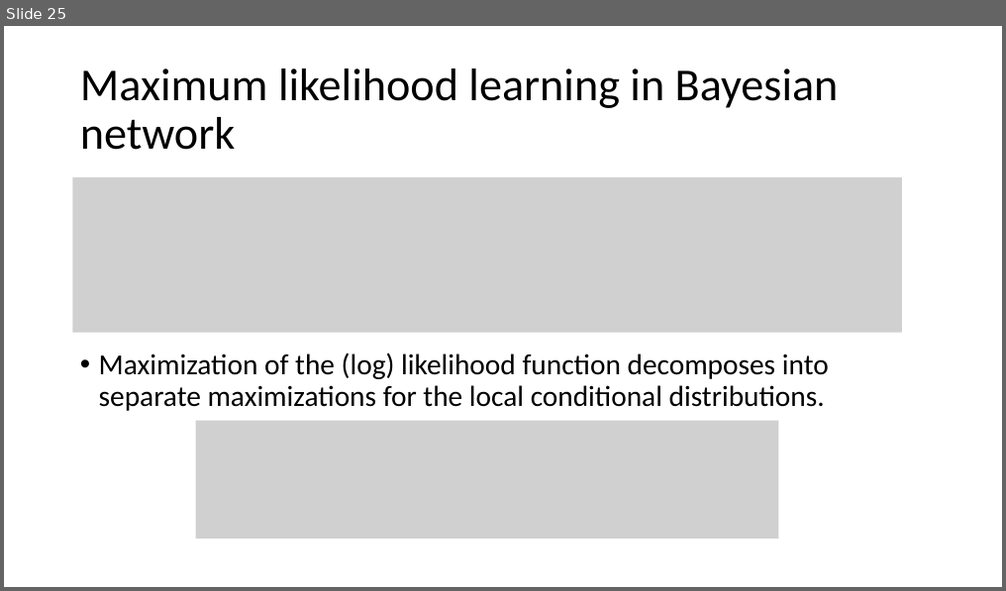
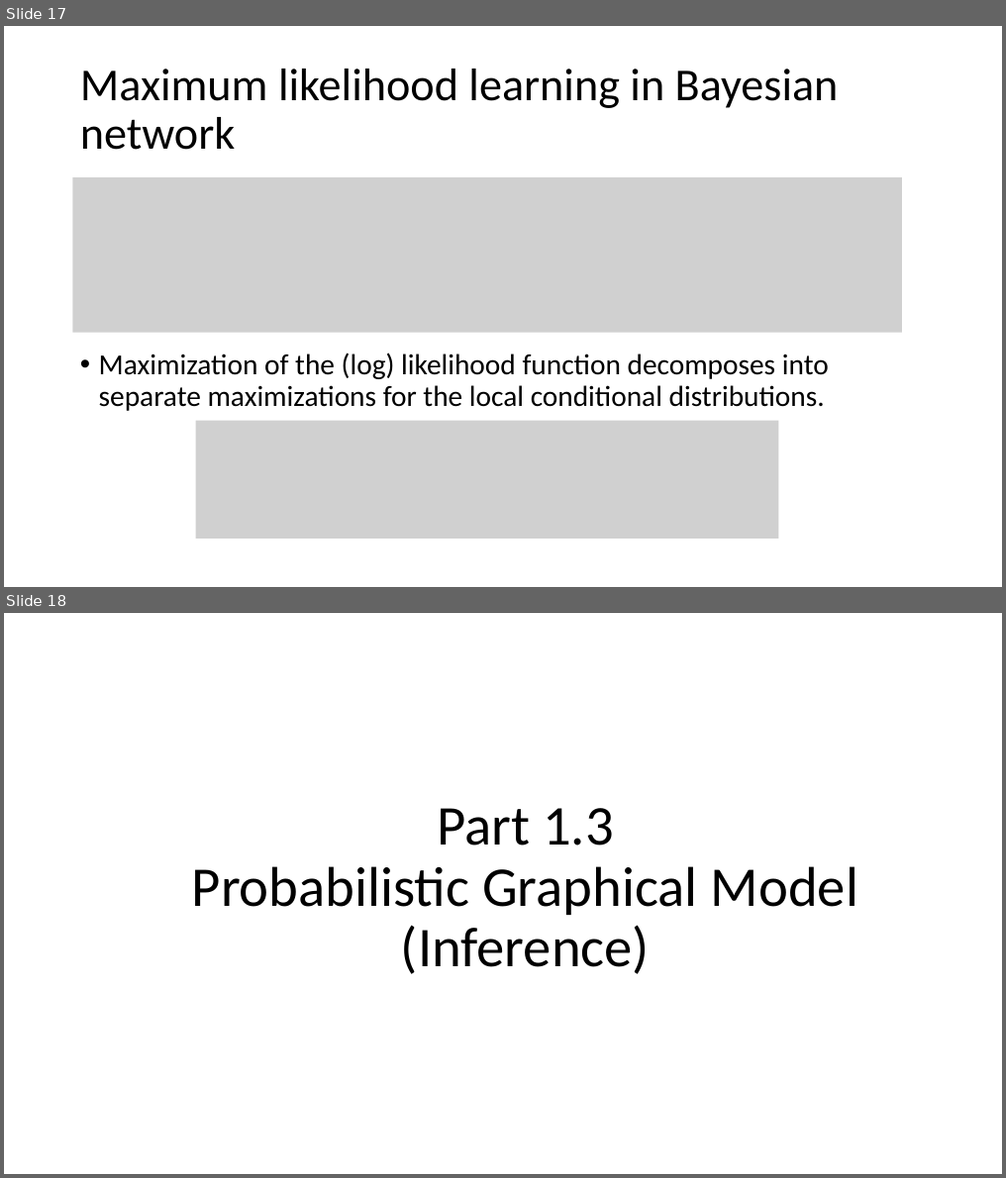
Before and after one commit to nguyenduyhanlam/Probabilistic_Graphical_Models, a slide deck: NguyenDuyHanLam_196005004/baocao.pptx. Shown one above the other, each under a label of ours: slide 25 before the commit, slides 17 and 18 after it. The pictures are 1006x591 and 1006x1178 pixels, drawn with LibreOffice and Linux fonts; fonts in the diff are those of the drawing; grey boxes stand for pictures. Boxes give left, top, right and bottom in pixels: in the first picture for what was removed or moved away, otherwise in the second. Text is boxed around its words. In the diff, an @@ line names an element or a change of style, - is before the commit and + after.

```diff
--- a/NguyenDuyHanLam_196005004/baocao.pptx
+++ b/NguyenDuyHanLam_196005004/baocao.pptx
@@ slide 18 added at (4, 613, 1002, 1174), background #FFFFFF @@
@@ title added at (192, 808, 858, 974), 54 pt, text #000000 @@
+Part 1.3
+Probabilistic Graphical Model
+(Inference)
@@ what was slide 25 is now slide 17 @@
```
Also in this commit, not shown: 2 slides changed, 4 other slides added, 1 slide removed.
